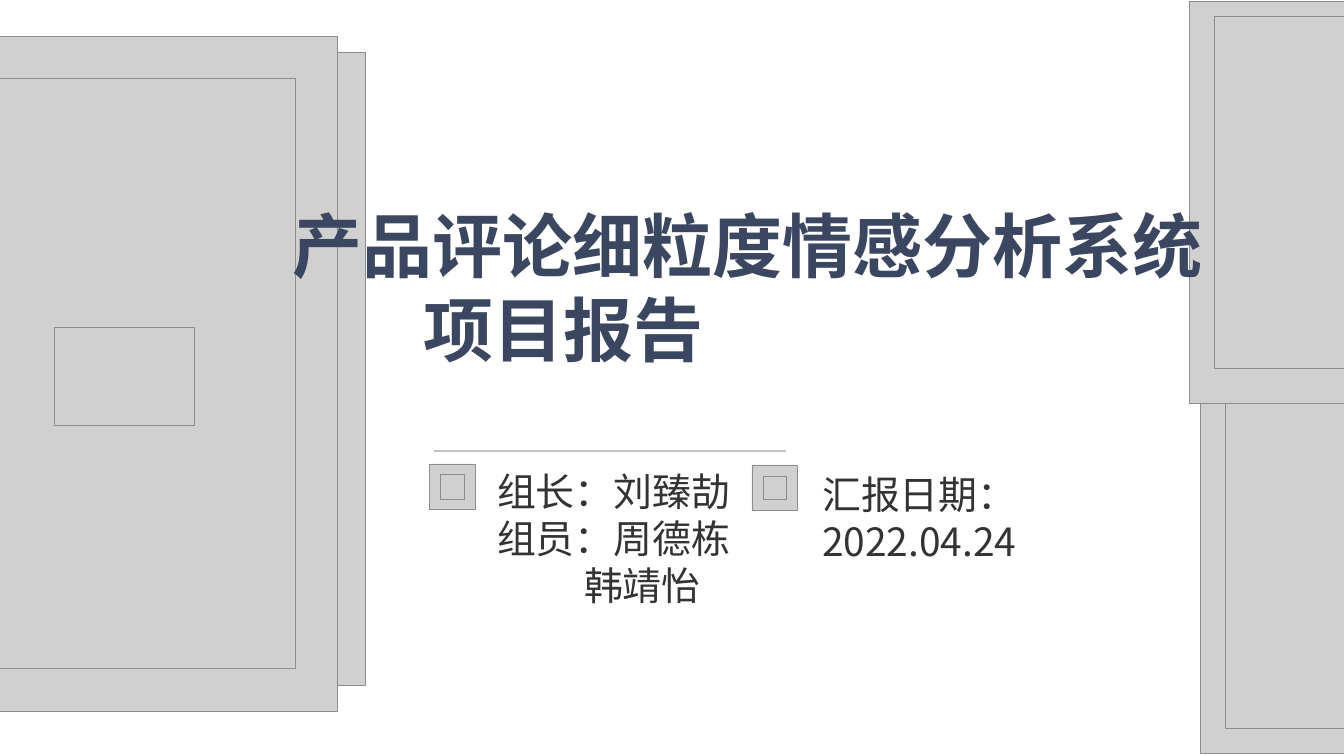
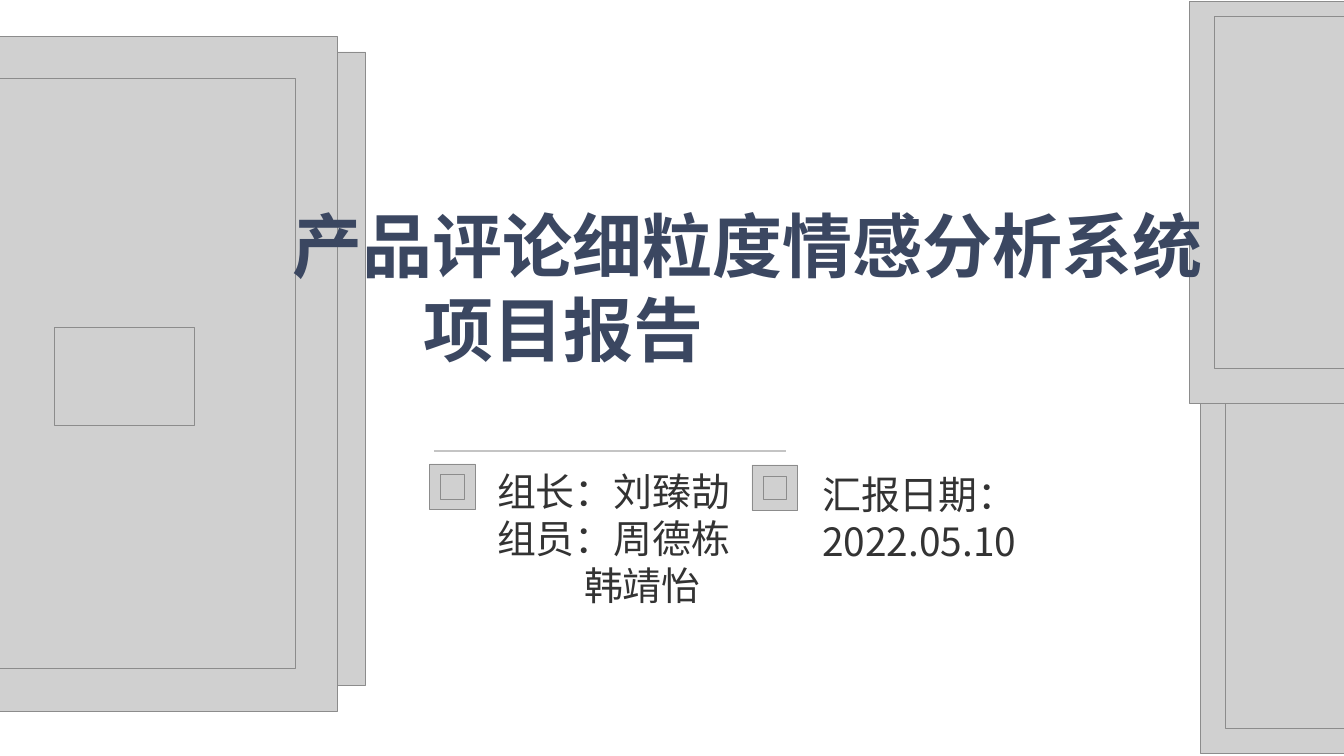
Before and after one commit to HJHGJGHHG/Sentiment-Analysis-System, a slide deck: slide 1 of 文档/PPT.pptx. Drawn at 1344x756 pixels with LibreOffice and Linux fonts; fonts in the diff are those of the drawing; grey boxes stand for pictures; background and template pictures are left out. Boxes give left, top, right and bottom in pixels: in the first picture for what was removed or moved away, otherwise in the second. Text is boxed around its words. In the diff, an @@ line names an element or a change of style, - is before the commit and + after.

```diff
--- a/文档/PPT.pptx
+++ b/文档/PPT.pptx
@@ text at bbox=[822, 476, 1016, 557]: text changed @@
-汇报日期：2022.04.24
+汇报日期：2022.05.10
```
Also in this commit, not shown: 9 other slides changed, 6 other files.
